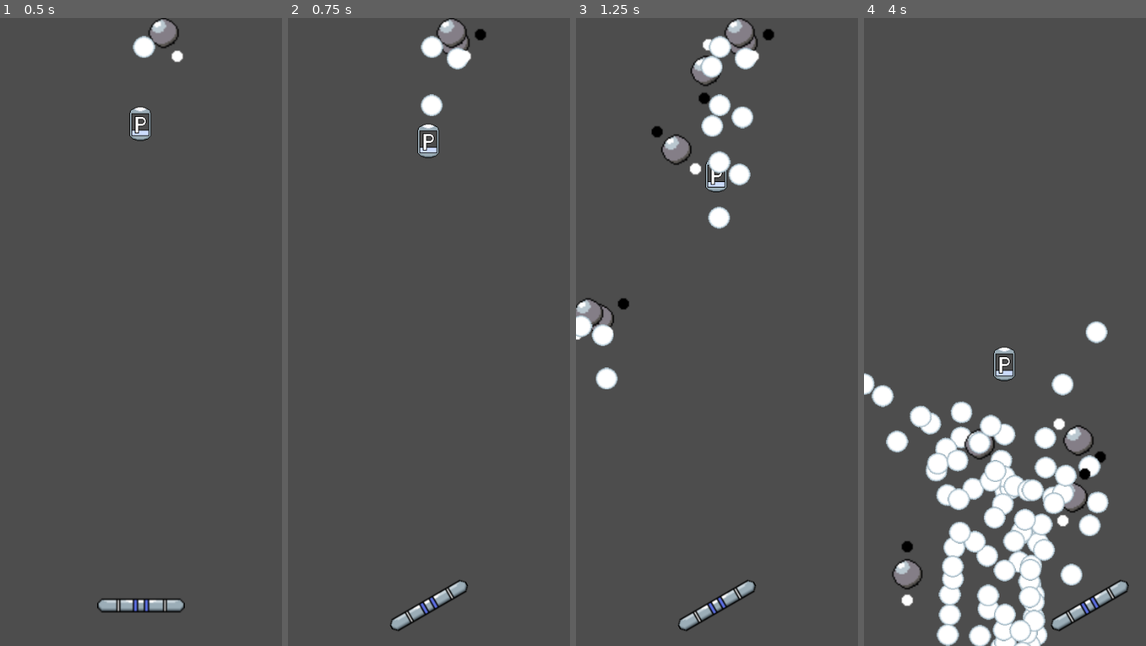
Above: before the commit, frames 1-4 (left to right).
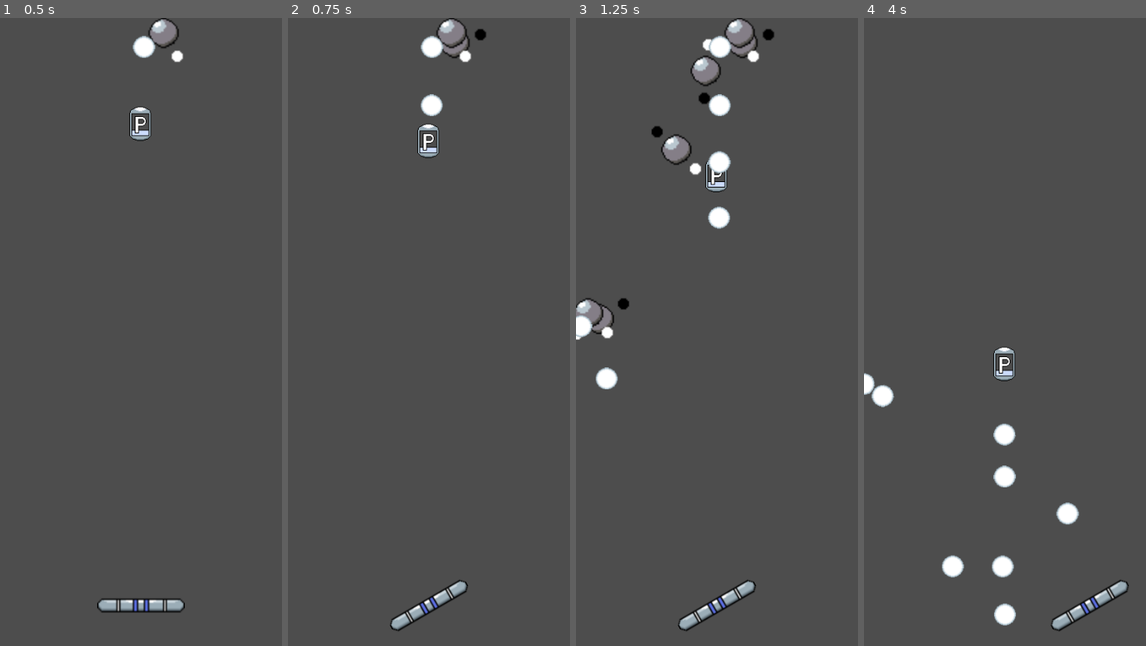
Above: after the commit, the same moments.

Repository: dommie123/Bullet_Hell
Game: Godot game, scene res://nodes/main.tscn
The game is run twice, just before and just after one commit, with the same random seed, the same clock (stepped at 60 frames per second) and the same inputs.
Inputs (mouse positions are in pixels of both pictures, inside the frame that each line leads up to):
- Up to frame 1 (0.5 s): no input
- Up to frame 2 (0.75 s): move the mouse to (429, 608) at 0.52 s; press the mouse at (429, 608) at 0.53 s
- Up to frame 3 (1.25 s): no input
- Up to frame 4 (4 s): move the mouse to (948, 363) at 1.27 s; release the mouse at (948, 363) at 1.28 s; right-click (948, 363) at 1.35 s; move the mouse to (1033, 193) at 2.02 s; press the mouse at (1033, 193) at 2.03 s; move the mouse to (990, 457) at 2.77 s; release the mouse at (990, 457) at 2.78 s; right-click (990, 457) at 2.85 s; move the mouse to (1089, 426) at 3.52 s; press the mouse at (1089, 426) at 3.53 s

Frame 1 is identical in both runs. In frame 2, 0.2% of the frame differs, in the area x 56-64%, y 4-9%; in frame 3, 1.2%; in frame 4, 13%, in the area x 7-87%, y 48-100%.

Commit message:
Fixed bullet and enemy collision, fixed enemy movement function

Diff:
--- a/nodes/bullet.tscn
+++ b/nodes/bullet.tscn
@@ -26,6 +26,8 @@
 collision_layer = 2
 physics_material_override = SubResource("PhysicsMaterial_s2m05")
 gravity_scale = 0.0
+max_contacts_reported = 1
+contact_monitor = true
 script = ExtResource("1_6leip")
 
 [node name="Icon" type="Sprite2D" parent="."]
@@ -38,5 +40,4 @@
 [node name="VisibleOnScreenNotifier2D" type="VisibleOnScreenNotifier2D" parent="."]
 
 [connection signal="body_entered" from="." to="." method="_on_body_entered"]
-[connection signal="body_exited" from="." to="." method="_on_body_exited"]
 [connection signal="screen_exited" from="VisibleOnScreenNotifier2D" to="." method="_on_screen_exited"]
--- a/nodes/enemy.tscn
+++ b/nodes/enemy.tscn
@@ -145,8 +145,17 @@
 "speed": 24.0
 }]
 
-[node name="Enemy" type="Node2D"]
+[sub_resource type="CircleShape2D" id="CircleShape2D_xaw2t"]
+radius = 32.0156
+
+[node name="Enemy" type="RigidBody2D"]
 position = Vector2(37, 33)
+collision_layer = 4
+collision_mask = 8
+gravity_scale = 0.0
+max_contacts_reported = 1
+contact_monitor = true
+lock_rotation = true
 script = ExtResource("1_m52gn")
 bullet_scene = ExtResource("2_yxds1")
 currentState = 2
@@ -176,6 +185,11 @@
 [node name="BulletTimer" type="Timer" parent="."]
 wait_time = 0.1
 
+[node name="CollisionShape2D" type="CollisionShape2D" parent="."]
+position = Vector2(1, 2)
+shape = SubResource("CircleShape2D_xaw2t")
+
+[connection signal="body_entered" from="." to="." method="_on_area_2d_body_entered"]
 [connection signal="screen_entered" from="VisibleOnScreenNotifier2D" to="." method="_on_visible_on_screen_notifier_2d_screen_entered"]
 [connection signal="screen_exited" from="VisibleOnScreenNotifier2D" to="." method="_on_visible_on_screen_notifier_2d_screen_exited"]
 [connection signal="timeout" from="BulletTimer" to="." method="_on_timer_timeout"]
--- a/nodes/player.tscn
+++ b/nodes/player.tscn
@@ -11,9 +11,11 @@
 
 [node name="Player" type="RigidBody2D"]
 position = Vector2(0, 550)
-collision_mask = 2
+collision_mask = 10
 physics_material_override = SubResource("PhysicsMaterial_tbeve")
 gravity_scale = 0.0
+max_contacts_reported = 1
+contact_monitor = true
 lock_rotation = true
 freeze = true
 freeze_mode = 1
--- a/project.godot
+++ b/project.godot
@@ -37,6 +37,13 @@
 ]
 }
 
+[layer_names]
+
+2d_physics/layer_1="Player"
+2d_physics/layer_2="Bullet"
+2d_physics/layer_3="Enemy"
+2d_physics/layer_4="ReflectedBullet"
+
 [rendering]
 
 renderer/rendering_method="mobile"
--- a/scripts/Main.gd
+++ b/scripts/Main.gd
@@ -38,6 +38,7 @@
 func _process(delta):
 	if canSpawnEnemySpawner and activeSpawners > 0:
 		spawn_enemy_spawner(activeSpawners % 2 > 0)
+	pass
 
 
 @export var enemy_fled_callable = func():
@@ -67,6 +68,7 @@
 		if currentEnemiesPerSpawner > maxEnemiesPerSpawner:
 			currentEnemiesPerSpawner -= currentEnemiesPerSpawner % maxEnemiesPerSpawner
 
+		enemiesFled = 0
 		activeSpawners = currentSpawners + 1
 		currentSpawners = activeSpawners
 		active_enemies = currentEnemiesPerSpawner * activeSpawners
--- a/scripts/Player.gd
+++ b/scripts/Player.gd
@@ -1,9 +1,11 @@
 extends RigidBody2D
 
 signal reflect_bullet
+signal player_died
 
 var yIsLocked: bool
 var initialYPos: float
+var lives: int
 
 const MAX_ROTATION = PI / 6 # 30 degrees in radians
 
@@ -11,7 +13,7 @@
 func _ready():
 	yIsLocked = true
 	initialYPos = position.y
-
+	lives = 3
 
 # Called every frame. 'delta' is the elapsed time since the previous frame.
 func _process(delta):
@@ -33,8 +35,9 @@
 
 func _on_body_entered(body):
 	# TODO reflect ONLY when color is same as bullet
-	reflect_bullet.emit()
-	print_debug("Hit!")
+#	if "Bullet" in body.name:
+#		body.isReflected = true
+	pass
 
 
 func _on_powerup_activate_powerup(powerup):
@@ -48,3 +51,7 @@
 func reset_stats():
 	var yIsLocked = true
 	position.y = initialYPos
+
+
+@export var _on_bullet_hit = func():
+	reflect_bullet.emit()
--- a/scripts/bullet.gd
+++ b/scripts/bullet.gd
@@ -1,23 +1,18 @@
 extends RigidBody2D
 
-@export var isMagenta: bool
+signal bullet_hit
 
 var damage: int
 var pierce: int
-var bulletGrace: bool
+var isReflected: bool
 
 func _ready():
 	damage = 1
 	pierce = 1
-	bulletGrace = false
 
-	if isMagenta:
-		set_collision_layer_value(3, true)
-		set_collision_layer_value(2, false)
+	isReflected = false
 
-
-func _process(delta):
-	pass
+	var playerNode = get_node("/root/Main/Player")
 
 
 func _on_screen_exited():
@@ -25,13 +20,17 @@
 
 
 func _on_body_entered(body):
-	pierce -= 1
+#	print()
+	if "Player" in body.name:
+#		set_collision_mask_value(3, true)
+		set_collision_layer_value(4, true)
+#		set_collision_layer_value(2, false)
+#		set_collision_mask_value(1, false)
 
-	if pierce == 0:
-		queue_free()
-	else:
-		bulletGrace = true
+	elif "Enemy" in body.name:
+		body.currentState = 3 # STATE.DEAD
+		bullet_hit.emit()
+		pierce -= 1
 
-
-func _on_body_exited(body):
-	bulletGrace = false
+		if pierce <= 0:
+			queue_free()
--- a/scripts/enemy.gd
+++ b/scripts/enemy.gd
@@ -51,10 +51,12 @@
 	spawnGrace = true
 
 	if currentType == TYPE.AIMBOT:
-		$BulletTimer.wait_time *= 3
+		$BulletTimer.wait_time *= 30
 
 	var mainNode = get_node("/root/Main")
+
 	enemy_fled.connect(mainNode.enemy_fled_callable)
+	enemy_killed.connect(mainNode.enemy_killed_callable)
 
 # Called every frame. 'delta' is the elapsed time since the previous frame.
 func _process(delta):
@@ -113,3 +115,7 @@
 
 func _on_visible_on_screen_notifier_2d_screen_entered():
 	spawnGrace = false
+
+
+func _on_area_2d_body_entered(body):
+	currentState = STATE.DEAD
--- a/scripts/functions.gd
+++ b/scripts/functions.gd
@@ -26,9 +26,9 @@
 		y += sin(t * 2.5)
 		return Vector2(x, y),
 	func(t):
-		x = (t / 2) * sin(t / 20) + 100
+		x = (t / 2) * sin(t / 40) + 100
 		x += t
-		y = 2 * (t / 3) * sin(t / 10) + 300
+		y = 2 * (t / 3) * sin(t / 20) + 300
 		y -= t
 		return Vector2(x, y),
 	func(t):
Not shown: 1 places in nodes/enemy.tscn that only renumber resources
